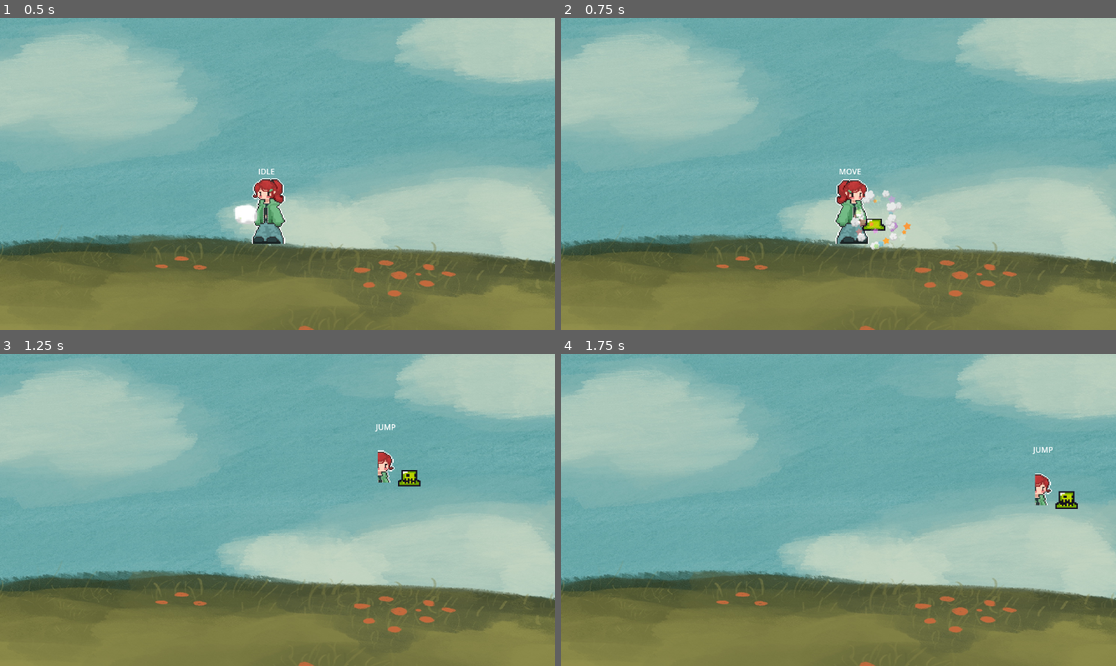
Above: before the commit, frames 1-4 (two rows, left to right).
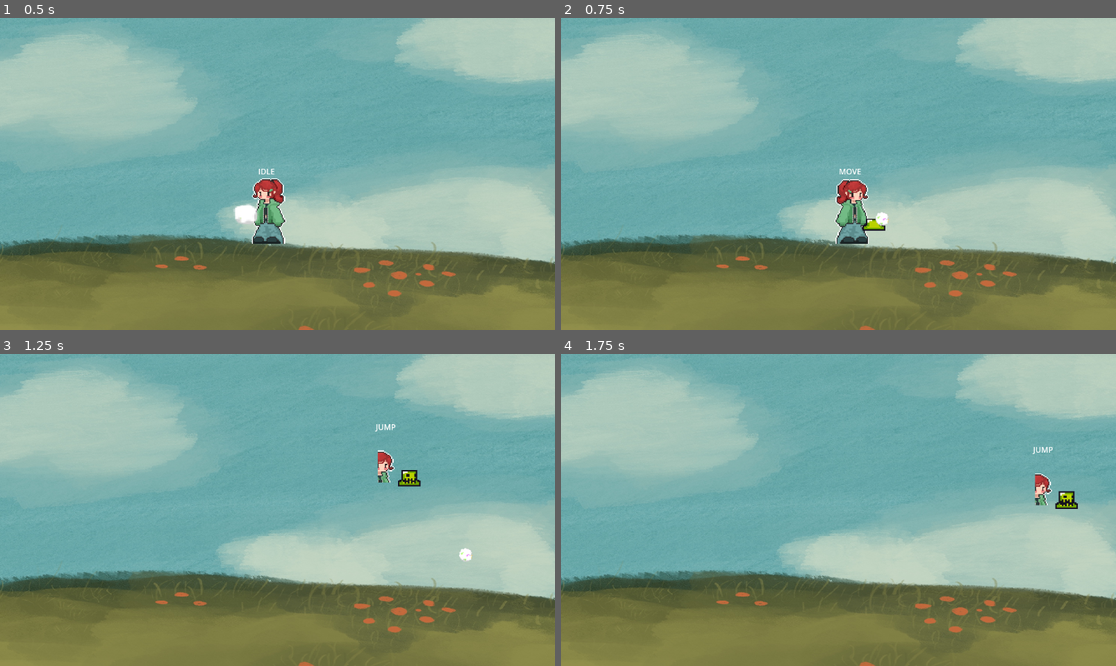
Above: after the commit, the same moments.

Repository: katfrain/KAMBA
Game: Godot game, scene res://Mae/Scenes/mainMae.tscn
Same seed, same stepped clock (60 frames per second), same inputs: the game is played once before the commit and once after it. The engine's default icon, where the game draws it, is replaced by a stand-in: a white triangle on a blue panel in a dark square.
Inputs:
- Up to frame 1 (0.5 s): no input
- Up to frame 2 (0.75 s): tap Enter (ui_accept) at 0.5 s; hold D (move_right) from 0.53 s (still down); tap L (Attack) at 0.6 s
- Up to frame 3 (1.25 s): keep holding D (move_right); tap Space (jump) at 0.77 s
- Up to frame 4 (1.75 s): keep holding D (move_right); tap K (kat) at 1.35 s; tap Space (jump) at 1.52 s

Frame 1 is identical in both runs. In frame 2, 0.6% of the frame differs, in the area x 52-64%, y 55-75%; in frame 3, less than 0.1%; in frame 4, nothing differs.

Commit message:
Collision fix + bullet

Diff:
--- a/kamba/Kat/Scenes/Enemy.tscn
+++ b/kamba/Kat/Scenes/Enemy.tscn
@@ -1,18 +1,17 @@
 [gd_scene load_steps=26 format=3 uid="uid://c4lsv75wh0874"]
 
-[ext_resource type="Script" path="res://Kat/Scripts/enemy.gd" id="1_mtqva"]
+[ext_resource type="Script" uid="uid://dijrny7t3e5qu" path="res://Kat/Scripts/enemy.gd" id="1_mtqva"]
 [ext_resource type="Texture2D" uid="uid://dpvajkyxm8b2q" path="res://Mae/Assets/Bug2-idle.png" id="1_vgkv0"]
 [ext_resource type="Texture2D" uid="uid://noxxosyn03j7" path="res://Mae/Assets/Bug2-walk.png" id="2_pd163"]
 [ext_resource type="Script" uid="uid://d3xhfapwhtq1c" path="res://EnemyStateMachine.gd" id="3_q8fjo"]
-[ext_resource type="Script" path="res://Kat/Scripts/Enemy_idle.gd" id="4_iysdc"]
-[ext_resource type="Script" path="res://Kat/Scripts/Enemy_chase.gd" id="5_mi1fc"]
-[ext_resource type="Script" path="res://Kat/Scripts/LoS.gd" id="6_e821s"]
-[ext_resource type="Script" uid="uid://qb3vqi3aemjk" path="res://Kat/Scenes/Enemy_charge.gd" id="7_gvs0u"]
-[ext_resource type="Script" path="res://Kat/Scripts/debug_text.gd" id="7_ja812"]
-[ext_resource type="Script" uid="uid://d4nu1bciwpy1k" path="res://Kat/Scenes/Enemy_attack.gd" id="8_lj4a3"]
-[ext_resource type="Script" path="res://Kat/Scripts/label.gd" id="9_nwbcv"]
-[ext_resource type="Script" path="res://Kat/Scripts/ray_cast_2d.gd" id="10_4c8or"]
-
+[ext_resource type="Script" uid="uid://0tthflpwe5xs" path="res://Kat/Scripts/Enemy_idle.gd" id="4_iysdc"]
+[ext_resource type="Script" uid="uid://ccdcnt2s32jwv" path="res://Kat/Scripts/Enemy_chase.gd" id="5_mi1fc"]
+[ext_resource type="Script" uid="uid://up0b432wud28" path="res://Kat/Scripts/LoS.gd" id="6_e821s"]
+[ext_resource type="Script" path="res://Kat/Scenes/Enemy_charge.gd" id="7_gvs0u"]
+[ext_resource type="Script" uid="uid://dp43eq8w4mchl" path="res://Kat/Scripts/debug_text.gd" id="7_ja812"]
+[ext_resource type="Script" path="res://Kat/Scenes/Enemy_attack.gd" id="8_lj4a3"]
+[ext_resource type="Script" uid="uid://qrj2c8nr37pu" path="res://Kat/Scripts/label.gd" id="9_nwbcv"]
+[ext_resource type="Script" uid="uid://begu7rn3rdwab" path="res://Kat/Scripts/ray_cast_2d.gd" id="10_4c8or"]
 
 [sub_resource type="AtlasTexture" id="AtlasTexture_ue7qn"]
 atlas = ExtResource("1_vgkv0")
@@ -134,16 +133,17 @@
 
 [node name="Left_Ground_Check" type="RayCast2D" parent="."]
 position = Vector2(-21, 1)
+collision_mask = 2
 script = ExtResource("10_4c8or")
 
 [node name="Right_Ground_Check" type="RayCast2D" parent="."]
 position = Vector2(24, 1)
+collision_mask = 2
 script = ExtResource("10_4c8or")
 
 [node name="Chase Range" type="Area2D" parent="."]
 position = Vector2(2, 1)
 scale = Vector2(0.15, 0.15)
-collision_mask = 2
 
 [node name="CollisionShape2D" type="CollisionShape2D" parent="Chase Range"]
 position = Vector2(-7, 4)
@@ -152,7 +152,6 @@
 [node name="Attack Range" type="Area2D" parent="."]
 position = Vector2(2, 1)
 scale = Vector2(0.15, 0.15)
-collision_mask = 2
 
 [node name="CollisionShape2D" type="CollisionShape2D" parent="Attack Range"]
 position = Vector2(0, -6.667)
--- a/kamba/Kat/Scenes/level.tscn
+++ b/kamba/Kat/Scenes/level.tscn
@@ -143,7 +143,7 @@
 
 [sub_resource type="TileSet" id="TileSet_p72x0"]
 tile_size = Vector2i(32, 32)
-physics_layer_0/collision_layer = 1
+physics_layer_0/collision_layer = 2
 physics_layer_0/collision_mask = 0
 sources/0 = SubResource("TileSetAtlasSource_3rh5l")
 
@@ -210,13 +210,10 @@
 [node name="character_placeholder" parent="Character" instance=ExtResource("2_a7sxh")]
 position = Vector2(-1189, 298)
 scale = Vector2(0.3375, 0.3375)
-collision_layer = 2
-collision_mask = 7
+collision_mask = 255
 
 [node name="Player" parent="Character" instance=ExtResource("6_ldmg1")]
 position = Vector2(131, 327)
-collision_layer = 2
-collision_mask = 13
 
 [node name="Camera2D2" type="Camera2D" parent="Character/Player"]
 position = Vector2(113.333, 31.5556)
@@ -375,8 +372,7 @@
 [node name="win_zone" parent="Zones" instance=ExtResource("6_a5nrf")]
 position = Vector2(7259, 507)
 scale = Vector2(0.45, 0.45)
-collision_layer = 4
-collision_mask = 2
+collision_layer = 64
 script = ExtResource("12_7eeee")
 
 [node name="coin_label_win" type="Label" parent="Zones/win_zone"]
@@ -404,8 +400,7 @@
 [node name="kill_zone" type="Area2D" parent="Zones"]
 position = Vector2(4416, 411)
 scale = Vector2(0.0342878, 3.17808)
-collision_layer = 4
-collision_mask = 2
+collision_layer = 64
 
 [node name="CollisionShape2D" type="CollisionShape2D" parent="Zones/kill_zone"]
 position = Vector2(-19409.3, 118.498)
@@ -416,6 +411,8 @@
 [node name="right_border" type="StaticBody2D" parent="Borders"]
 position = Vector2(577, 3)
 scale = Vector2(2.25, 2.25)
+collision_layer = 2
+collision_mask = 255
 
 [node name="CollisionShape2D" type="CollisionShape2D" parent="Borders/right_border"]
 position = Vector2(3087.11, 151.222)
@@ -425,6 +422,8 @@
 position = Vector2(-53, -357)
 rotation = 1.5708
 scale = Vector2(0.450002, 2.25)
+collision_layer = 2
+collision_mask = 255
 
 [node name="CollisionShape2D" type="CollisionShape2D" parent="Borders/left_border"]
 position = Vector2(1557.77, -13.7778)
@@ -436,16 +435,22 @@
 [node name="collectable" parent="Collectables" instance=ExtResource("12_4hsfj")]
 position = Vector2(2946, 85)
 scale = Vector2(0.335296, 0.335296)
+collision_layer = 4
+collision_mask = 1
 script = ExtResource("14_em6et")
 
 [node name="collectable2" parent="Collectables" instance=ExtResource("12_4hsfj")]
 position = Vector2(4081, 199)
 scale = Vector2(0.335296, 0.335296)
+collision_layer = 4
+collision_mask = 1
 script = ExtResource("14_em6et")
 
 [node name="collectable3" parent="Collectables" instance=ExtResource("12_4hsfj")]
 position = Vector2(5387, 400)
 scale = Vector2(0.335296, 0.335296)
+collision_layer = 4
+collision_mask = 1
 script = ExtResource("14_em6et")
 
 [node name="Enemies" type="Node" parent="."]
--- a/kamba/Kat/Scenes/moving_platform.tscn
+++ b/kamba/Kat/Scenes/moving_platform.tscn
@@ -241,6 +241,7 @@
 script = ExtResource("1_tw8mf")
 
 [node name="AnimatableBody2D" type="AnimatableBody2D" parent="."]
+collision_layer = 2
 collision_mask = 3
 
 [node name="TileMapLayer" type="TileMapLayer" parent="AnimatableBody2D"]
--- a/kamba/Mae/Scenes/Kat_bullet.tscn
+++ b/kamba/Mae/Scenes/Kat_bullet.tscn
@@ -99,7 +99,7 @@
 script = ExtResource("1_fvq50")
 
 [node name="Area2D" type="Area2D" parent="."]
-collision_mask = 251
+collision_mask = 250
 
 [node name="CollisionShape2D2" type="CollisionShape2D" parent="Area2D"]
 position = Vector2(1, -2)
--- a/kamba/Mae/Scenes/player.tscn
+++ b/kamba/Mae/Scenes/player.tscn
@@ -418,6 +418,7 @@
 
 [node name="Player" type="CharacterBody2D"]
 position = Vector2(-14, -35)
+collision_mask = 255
 script = ExtResource("1_2ty8w")
 
 [node name="Marker2D" type="Marker2D" parent="."]
--- a/kamba/Mae/scripts/kat_bullet.gd
+++ b/kamba/Mae/scripts/kat_bullet.gd
@@ -14,15 +14,14 @@
 
 func _on_area_2d_area_entered(area: Area2D) -> void:
 		print(area.name)
-		if area.name != "Enemy_Kill_Zone":
-			bullet_animation.play("Exploads")
-
+		bullet_animation.play("Exploads")
+		speed = 0
 
 
 func _on_area_2d_body_entered(body: Node2D) -> void:
 	print(body.name)
-	if body.name != "Player":
-		bullet_animation.play("Exploads")
+	bullet_animation.play("Exploads")
+	speed = 0
 
 
 func _on_bullet_animation_animation_looped() -> void:
Not shown: 1 places in kamba/Kat/Scenes/level.tscn that only renumber resources
Not shown: 1 places in kamba/Mae/Scenes/Kat_bullet.tscn that only renumber resources
Not shown: 2 places in kamba/Mae/Scenes/player.tscn that only renumber resources
